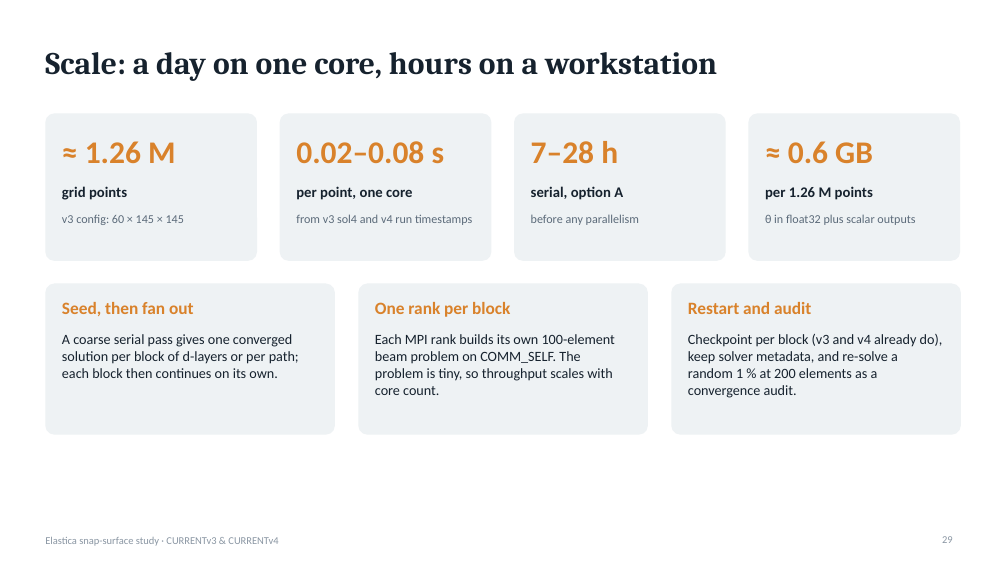
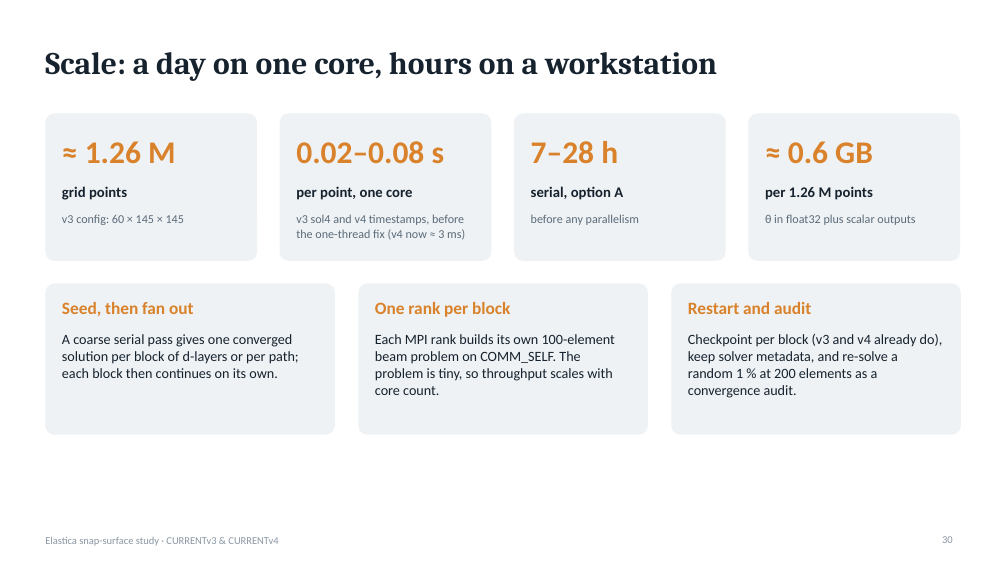
Before and after one commit to grraxx/elastica, a slide deck: slide 30 of presentation/elastica_snap_surface.pptx (slide 29 before the commit). Drawn at 1008x567 pixels with LibreOffice and Linux fonts; fonts in the diff are those of the drawing. Boxes give left, top, right and bottom in pixels: in the first picture for what was removed or moved away, otherwise in the second. Text is boxed around its words. In the diff, an @@ line names an element or a change of style, - is before the commit and + after.

```diff
--- a/presentation/elastica_snap_surface.pptx
+++ b/presentation/elastica_snap_surface.pptx
@@ text at <box>296,214,465,240</box>: text changed @@
-from v3 sol4 and v4 run timestamps
+v3 sol4 and v4 timestamps, before the one-thread fix (v4 now ≈ 3 ms)
@@ page number at <box>942,536,953,543</box>: text changed @@
-29
+30
```
Also in this commit, not shown: 5 other slides changed, 1 slide added, 3 other files.
